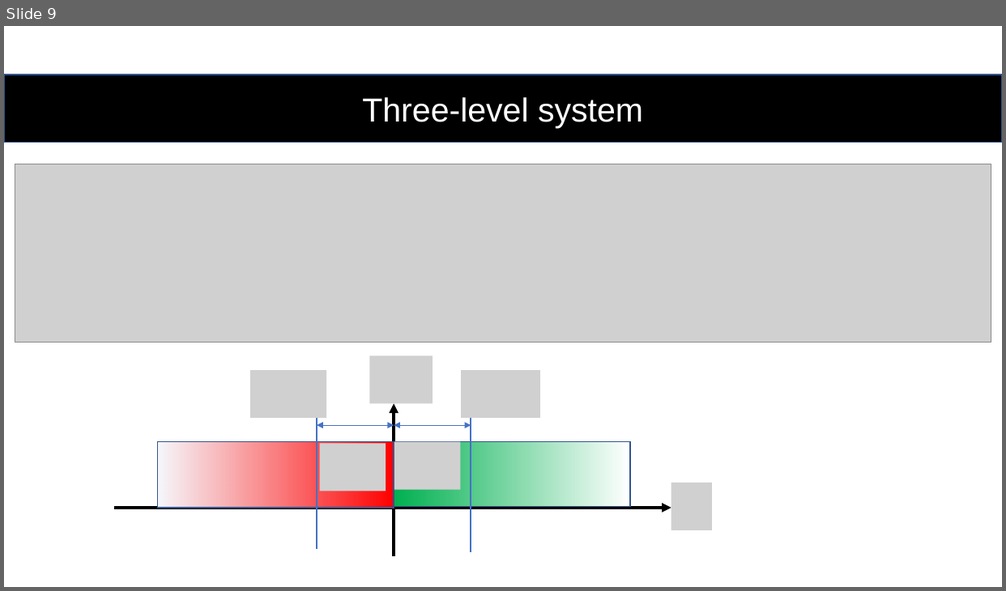
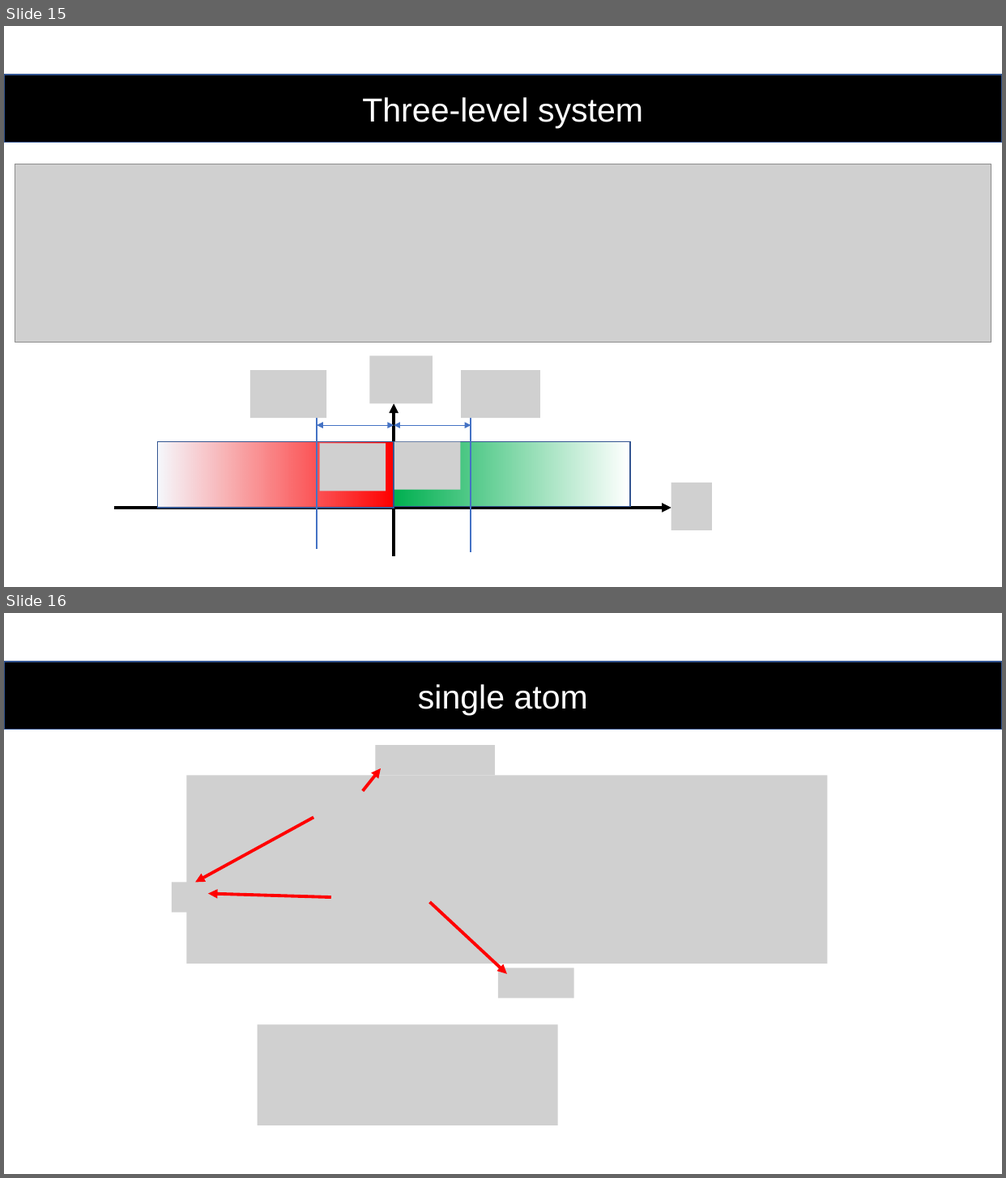
Before and after one commit to youjieyu888/circular-waveguide, a slide deck: Jieyu You.pptx. Shown one above the other, each under a label of ours: slide 9 before the commit, slides 15 and 16 after it. The pictures are 1006x591 and 1006x1178 pixels, drawn with LibreOffice and Linux fonts; fonts in the diff are those of the drawing; grey boxes stand for pictures. Boxes give left, top, right and bottom in pixels: in the first picture for what was removed or moved away, otherwise in the second. Text is boxed around its words. In the diff, an @@ line names an element or a change of style, - is before the commit and + after.

```diff
--- a/Jieyu You.pptx
+++ b/Jieyu You.pptx
@@ slide 16 added at (4,613,1002,1174), background #FFFFFF @@
@@ rectangle added at (4,662,1002,730), fill #000000, outline #325491 1 pt, 32 pt, text #FFFFFF @@
+single atom
@@ picture added at (375,746,495,776) @@
@@ picture added at (187,776,828,964) @@
@@ arrow added from (363, 791) to (381, 769), #FF0000 3 pt @@
@@ arrow added from (314, 817) to (196, 883), #FF0000 3 pt @@
@@ picture added at (172,883,219,913) @@
@@ arrow added from (331, 897) to (208, 894), #FF0000 3 pt @@
@@ arrow added from (430, 902) to (507, 973), #FF0000 3 pt @@
@@ picture added at (498,969,573,999) @@
@@ picture added at (257,1024,558,1126) @@
@@ what was slide 9 is now slide 15 @@
```
Also in this commit, not shown: 8 slides changed, 7 other slides added, 1 slide removed.
